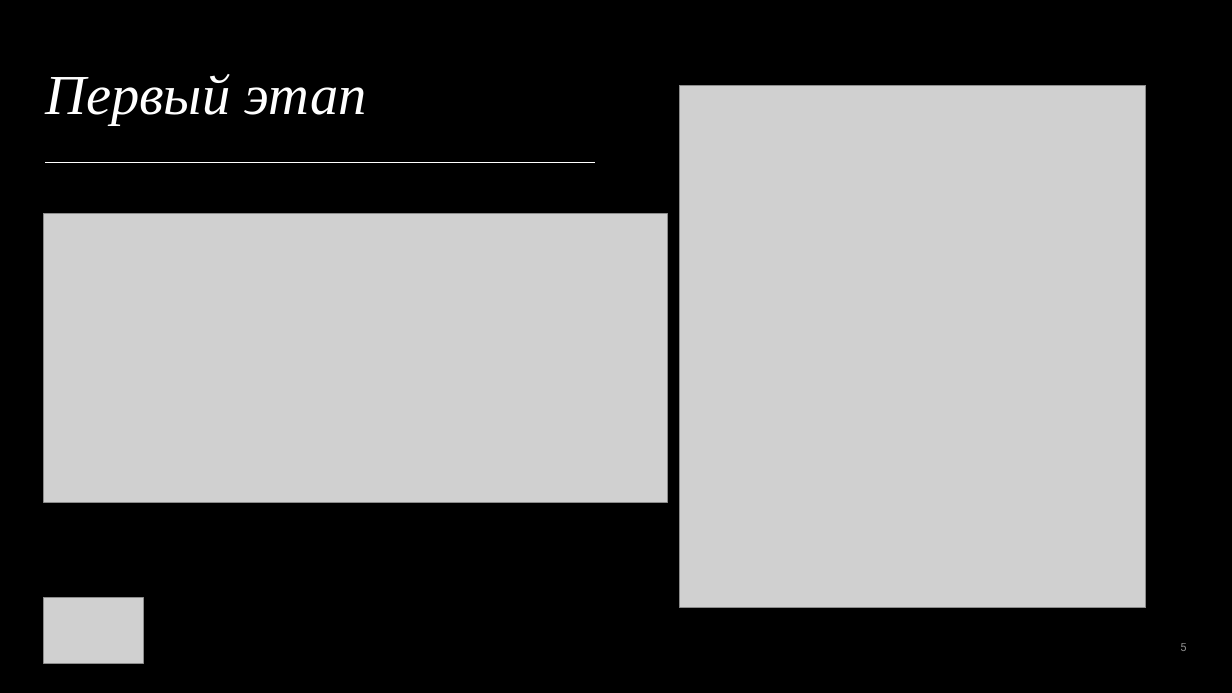
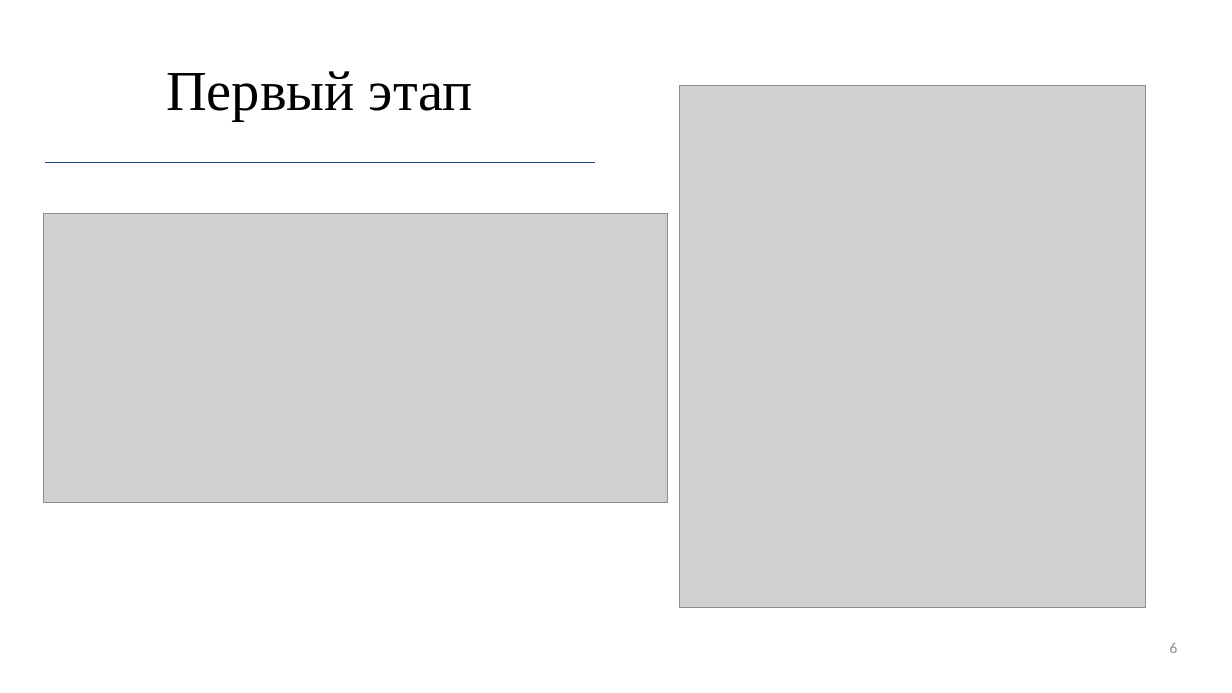
Before and after one commit to R1ccoon/Ip3s, a slide deck: slide 6 of not_site_files/pres.pptx (slide 5 before the commit). Drawn at 1232x693 pixels with LibreOffice and Linux fonts; fonts in the diff are those of the drawing; grey boxes stand for pictures. Boxes give left, top, right and bottom in pixels: in the first picture for what was removed or moved away, otherwise in the second. Text is boxed around its words. In the diff, an @@ line names an element or a change of style, - is before the commit and + after.

```diff
--- a/not_site_files/pres.pptx
+++ b/not_site_files/pres.pptx
@@ background #000000 to #FFFFFF @@
@@ title "Первый этап" at box(166, 71, 473, 121): text colour #FFFFFF to #000000, italic off; alignment left to centre @@
@@ line (45, 163) - (595, 163): stroke #FFFFFF 0.5 pt to #1F497D 0.5 pt @@
@@ picture removed at box(43, 598, 143, 664) @@
@@ page number at box(1170, 642, 1178, 653): text changed; size 9 to 12 pt; font Roboto to Calibri; text colour #FFFFFF at 55% opacity to #8C8C8C @@
-5
+6
```
Also in this commit, not shown: 7 other slides changed, 2 slides added, 1 slide removed.
